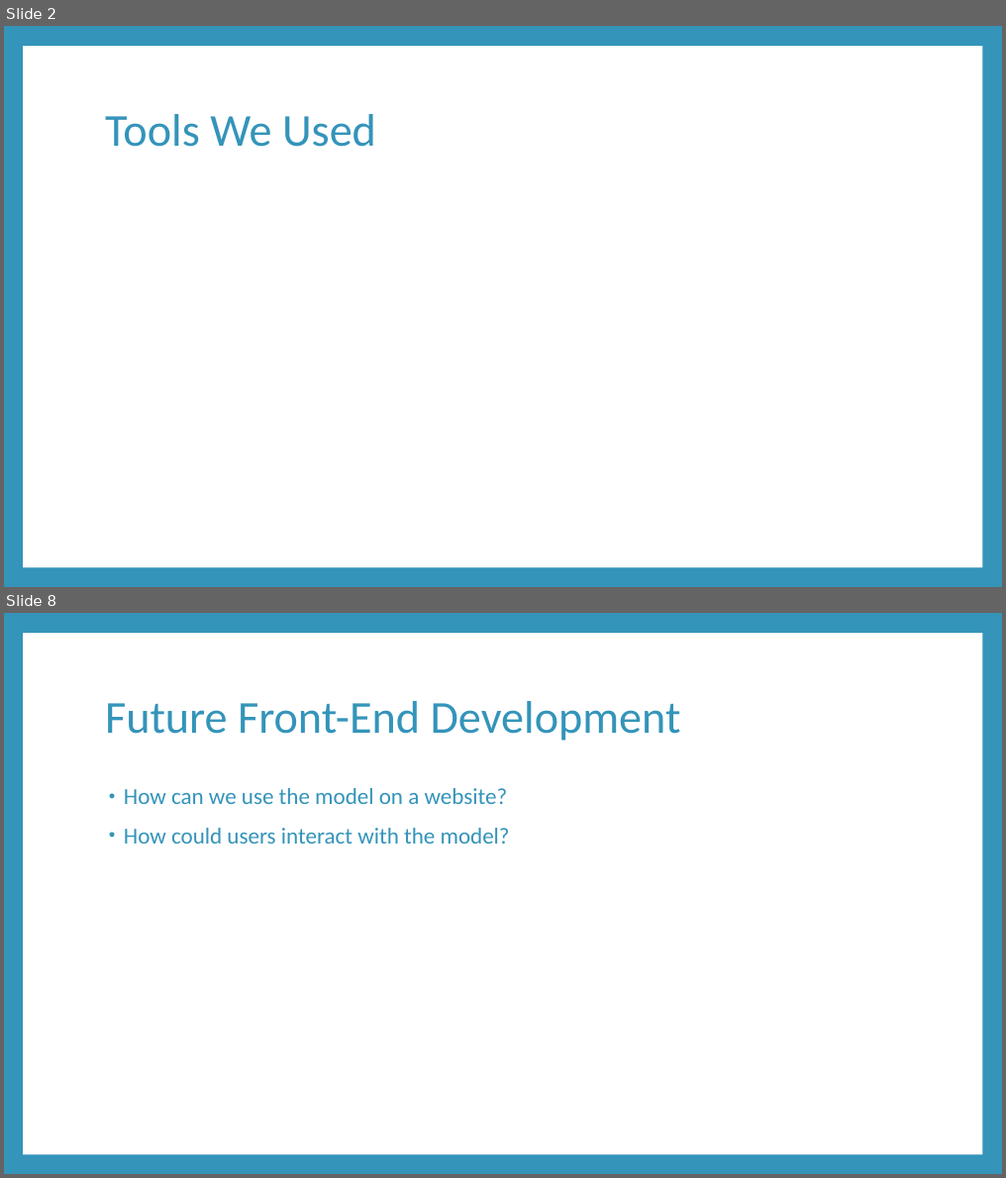
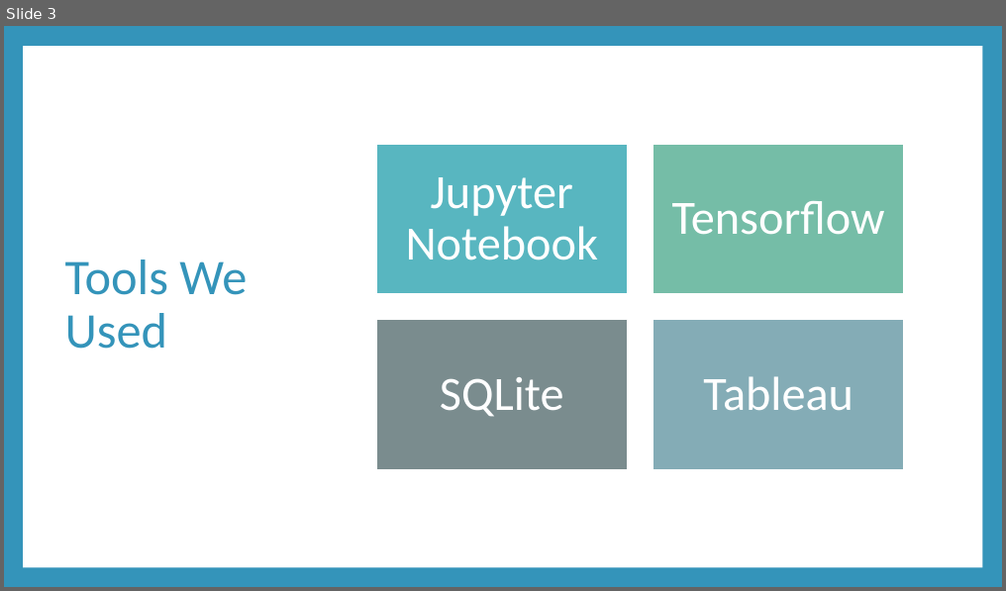
Before and after one commit to petersmyers/Project3byDefault, a slide deck: Project 3 Presentation.pptx. Shown one above the other, each under a label of ours: slides 2 and 8 before the commit, slide 3 after it; the slides between them are not shown. The pictures are 1006x1178 and 1006x591 pixels, drawn with LibreOffice and Linux fonts; fonts in the diff are those of the drawing. Boxes give left, top, right and bottom in pixels: in the first picture for what was removed or moved away, otherwise in the second. Text is boxed around its words. In the diff, an @@ line names an element or a change of style, - is before the commit and + after.

Commit message:
adding updates to ppt presentation. still need tableau link in final slide

```diff
--- a/Project 3 Presentation.pptx
+++ b/Project 3 Presentation.pptx
@@ slide 8 removed at (4,613,1002,1174), background #3494BA; not listed: 1 template element that a slide beside it also shows @@
@@ title removed at (105,701,681,741) @@
-Future Front-End Development
@@ text removed at (124,788,510,844) @@
-• How can we use the model on a website?
-• How could users interact with the model?
@@ what was slide 2 is now slide 3 @@
@@ slide 3 changed as well @@
@@ title "Tools We Used": place and size @@
-title "Tools We Used" at (105,114,376,147)
+title "Tools We Used" at (65,260,247,349)
@@ title "Tools We Used" at (65,260,247,349): size 44 to 48 pt @@
@@ group added at (376,144,905,471): 4 rectangles, 4 texts @@
+Jupyter Notebook
+Tensorflow
+SQLite
+Tableau
```
Also in this commit, not shown: 4 other slides changed, 4 slides added, 3 other slides removed.
